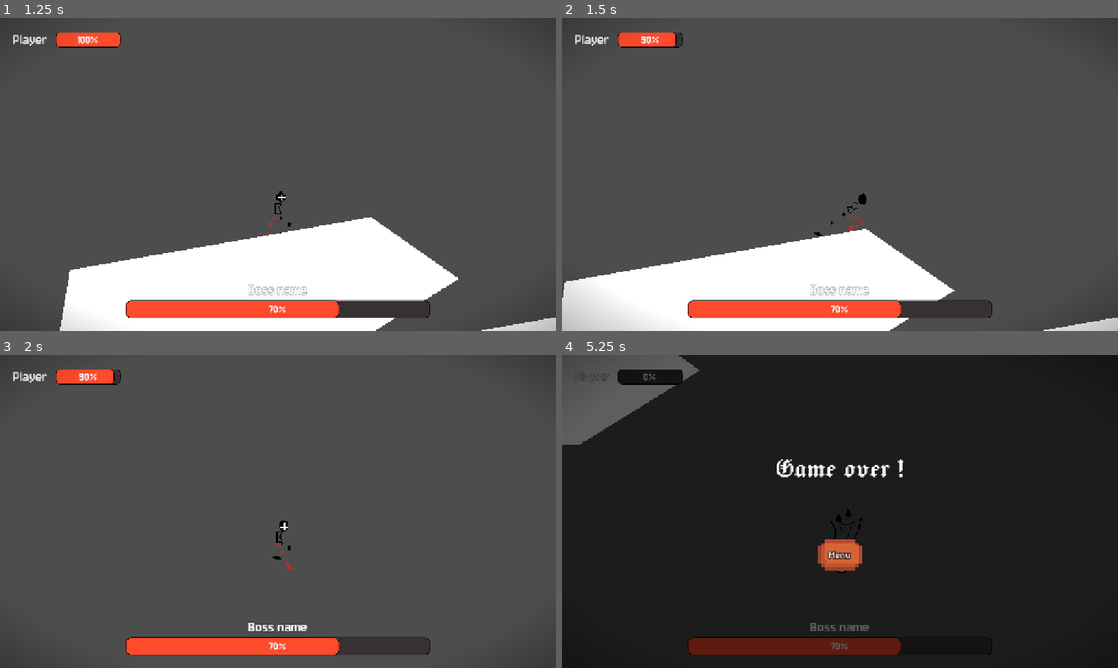
Above: before the commit, frames 1-4 (two rows, left to right).
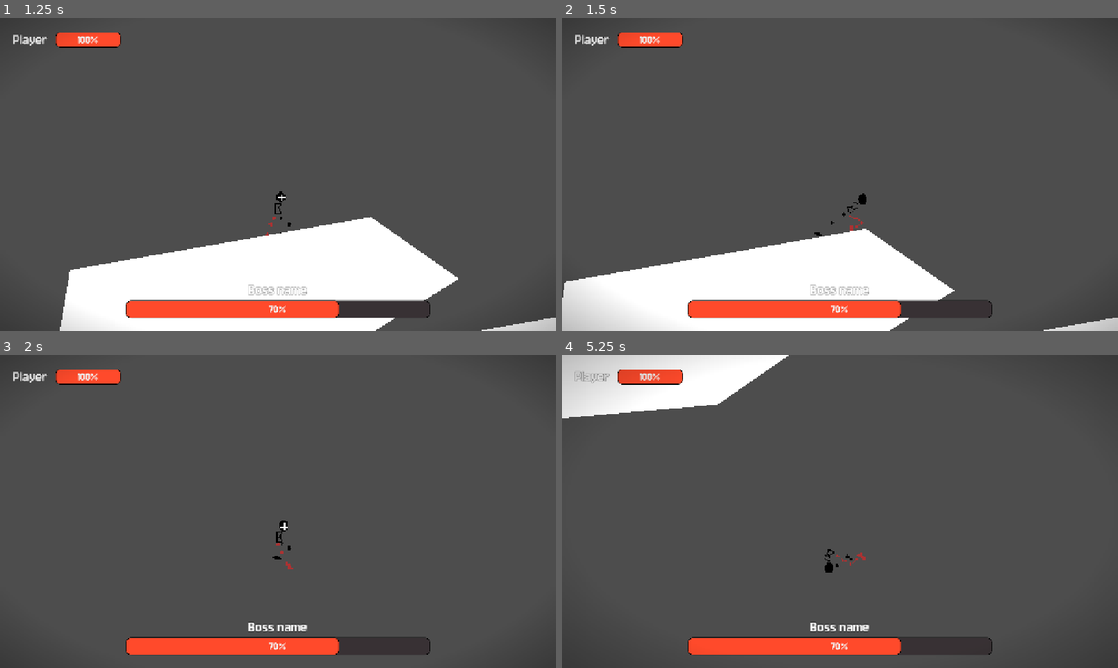
Above: after the commit, the same moments.

Repository: Jeremy-81/GamaBanda
Game: Godot game, scene res://scenes/menu/menu.tscn
Two runs of this game, one before a commit and one after it. Both use one fixed random seed, a clock stepped at 60 frames per second and the inputs below.
Inputs (mouse positions are in pixels of both pictures, inside the frame that each line leads up to):
- Up to frame 1 (1.25 s): click "Play" at 0.5 s
- Up to frame 2 (1.5 s): tap Enter at 1.25 s; move the mouse to (962, 158) at 1.27 s; press the mouse at (962, 158) at 1.28 s; hold D (go_right) from 1.28 s (still down)
- Up to frame 3 (2 s): keep holding D (go_right); tap Space (jump) at 1.52 s
- Up to frame 4 (5.25 s): move the mouse to (728, 527) at 2.02 s; release the mouse at (728, 527) at 2.03 s; click (728, 527) at 2.1 s; tap Space (jump) at 2.27, 3.77, 4.52 s; move the mouse to (895, 442) at 2.77 s; release D (go_right) at 2.78 s; press the mouse at (895, 442) at 2.78 s; hold A (go_left) 2.78-3.53 s; tap Shift (dash) at 2.85, 5.1 s; move the mouse to (812, 574) at 3.52 s; release the mouse at (812, 574) at 3.53 s; hold D (go_right) 3.53-5.03 s; click (812, 574) at 3.6 s; move the mouse to (1006, 558) at 4.27 s; press the mouse at (1006, 558) at 4.28 s; move the mouse to (673, 464) at 5.02 s; release the mouse at (673, 464) at 5.03 s; hold A (go_left) from 5.03 s (still down)

Frame 1 is identical in both runs. In frame 2, 0.1% of the frame differs, in the area x 14-22%, y 4-10%; in frame 3, 0.1%; in frame 4, 99%, in the area x 0-100%, y 0-100%.

Commit message:
Fixed collisions

Diff:
--- a/scenes/objects/components/hitbox.gd
+++ b/scenes/objects/components/hitbox.gd
@@ -11,15 +11,18 @@
 signal has_damaged();
 
 func _init():
-	monitorable = false;
+	monitorable = true;
 	monitoring = true;
-
-	if hit_on_touch:
-		area_entered.connect(_hit_on_touch);
 
 	# Layer separation
 	set_collision_layer_value(1, false);
 	set_collision_mask_value(1, false);
+	pass;
+
+func _ready():
+	if hit_on_touch:
+		area_entered.connect(_hit_on_touch);
+
 	if is_player:
 		set_collision_layer_value(3, true);
 		set_collision_mask_value(3, true);
@@ -47,7 +50,7 @@
 	has_damaged.emit();
 
 func _hit_on_touch(area : Area2D):
-	print("Damaging");
 	if area is Hurtbox:
+		print(area);
 		deal_damage(area);
 	pass;
--- a/scenes/objects/components/hurtbox.gd
+++ b/scenes/objects/components/hurtbox.gd
@@ -11,17 +11,19 @@
 
 func _init():
 	monitorable = true;
-	monitoring = false;
+	monitoring = true;
 
 	# Layer separation
 	set_collision_layer_value(1, false);
 	set_collision_mask_value(1, false);
+
+func _ready():
 	if is_player:
+		set_collision_layer_value(2, true);
+		set_collision_mask_value(2, true);
+	else:
 		set_collision_layer_value(3, true);
 		set_collision_mask_value(3, true);
-	else:
-		set_collision_layer_value(2, true);
-		set_collision_mask_value(2, true);
 	pass;
 
 func _enter_tree():
--- a/scenes/objects/player/player.tscn
+++ b/scenes/objects/player/player.tscn
@@ -699,8 +699,6 @@
 script = ExtResource("7_ponut")
 entity = NodePath("..")
 damage = 10.0
-ko_damage = null
-hit_on_touch = null
 is_player = true
 metadata/_custom_type_script = "uid://ct2ao5y04qtji"
 
